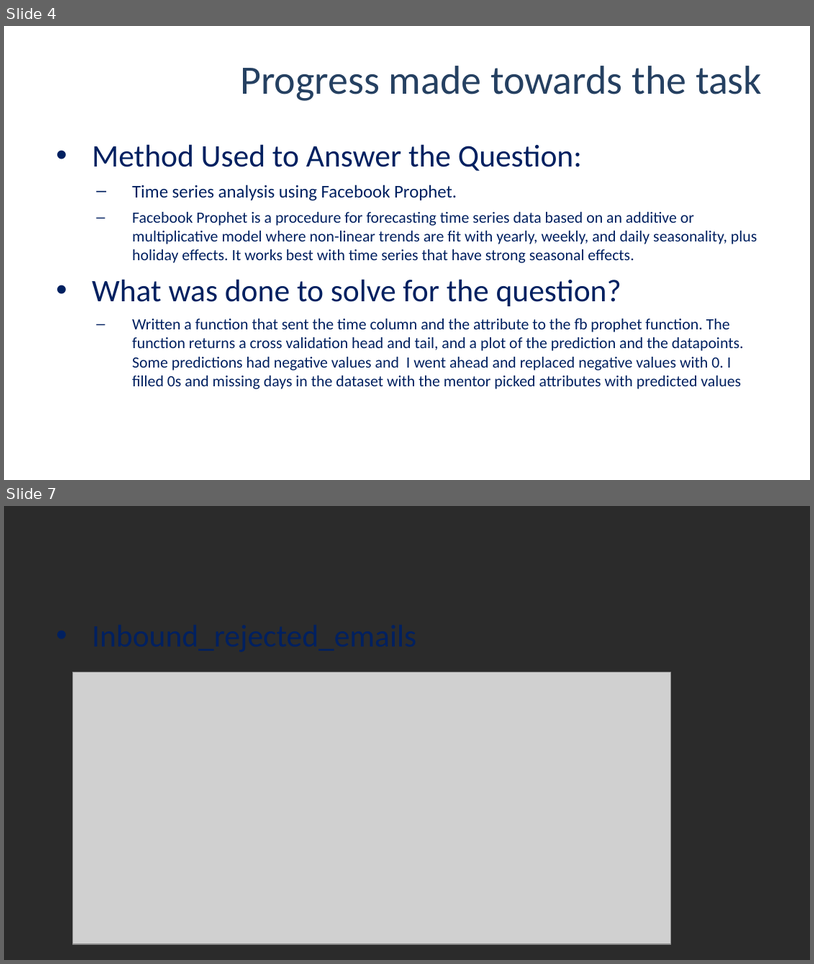
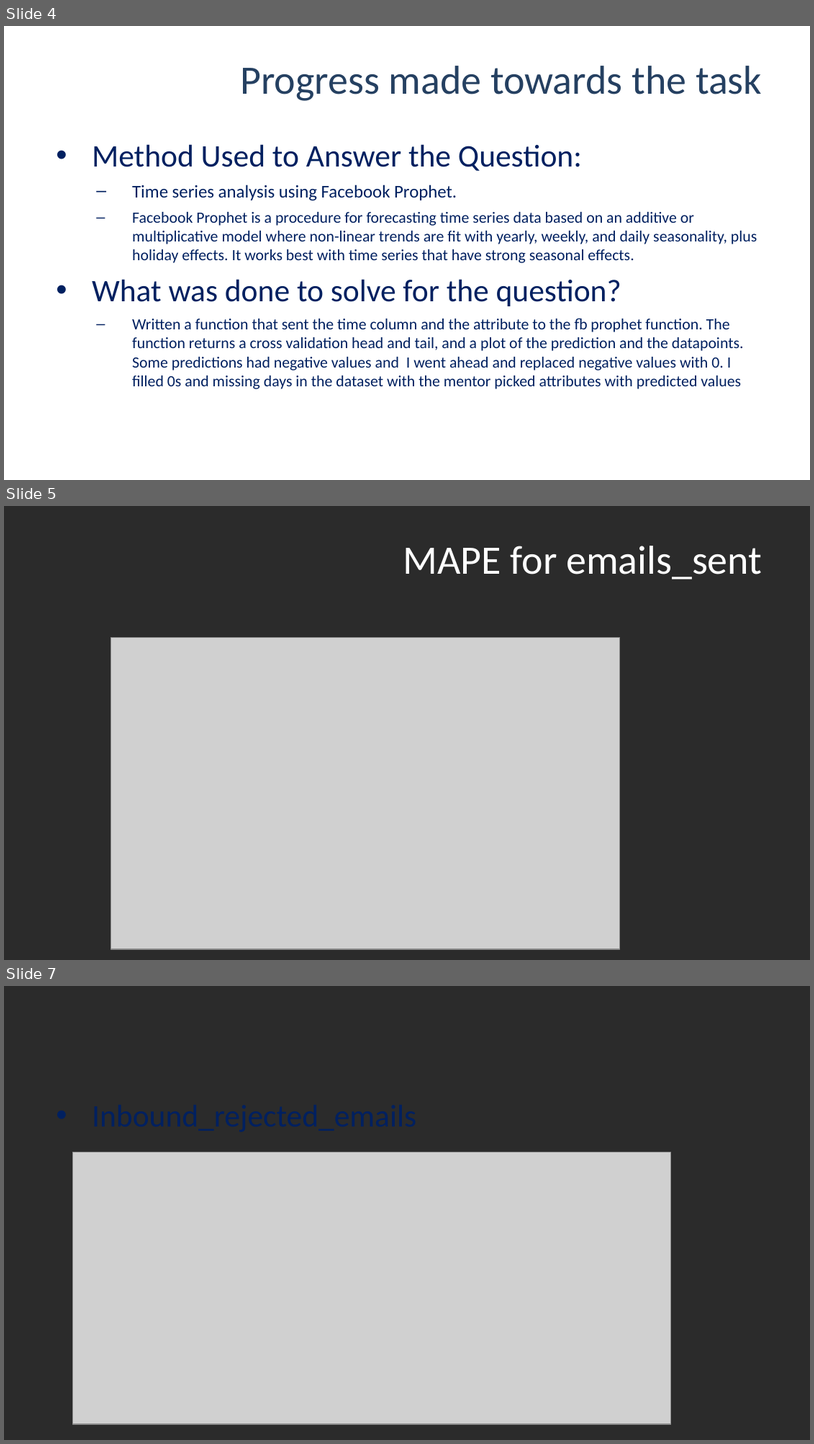
Before and after one commit to UNCG-CSE/G_Suite_Metrics, a slide deck: doc/G-suite_review_3 ppt_final.pptx. Shown one above the other, each under a label of ours: slides 4 and 7 before the commit, slides 4, 5 and 7 after it; the slides between them are not shown. The pictures are 814x964 and 814x1444 pixels, drawn with LibreOffice and Linux fonts; fonts in the diff are those of the drawing; grey boxes stand for pictures; background and template pictures are left out; a plain dark background stands for a picture behind light text. Boxes give left, top, right and bottom in pixels: in the first picture for what was removed or moved away, otherwise in the second. Text is boxed around its words. In the diff, an @@ line names an element or a change of style, - is before the commit and + after.

```diff
--- a/doc/G-suite_review_3 ppt_final.pptx
+++ b/doc/G-suite_review_3 ppt_final.pptx
@@ slide 5 added at box(4, 506, 810, 960), background picture (left out) @@
@@ title added at box(404, 546, 762, 579), 36 pt, text #FFFFFF @@
+MAPE for emails_sent
@@ picture added at box(111, 638, 620, 949) @@
```
Also in this commit, not shown: 5 slides changed, 1 slide removed.
